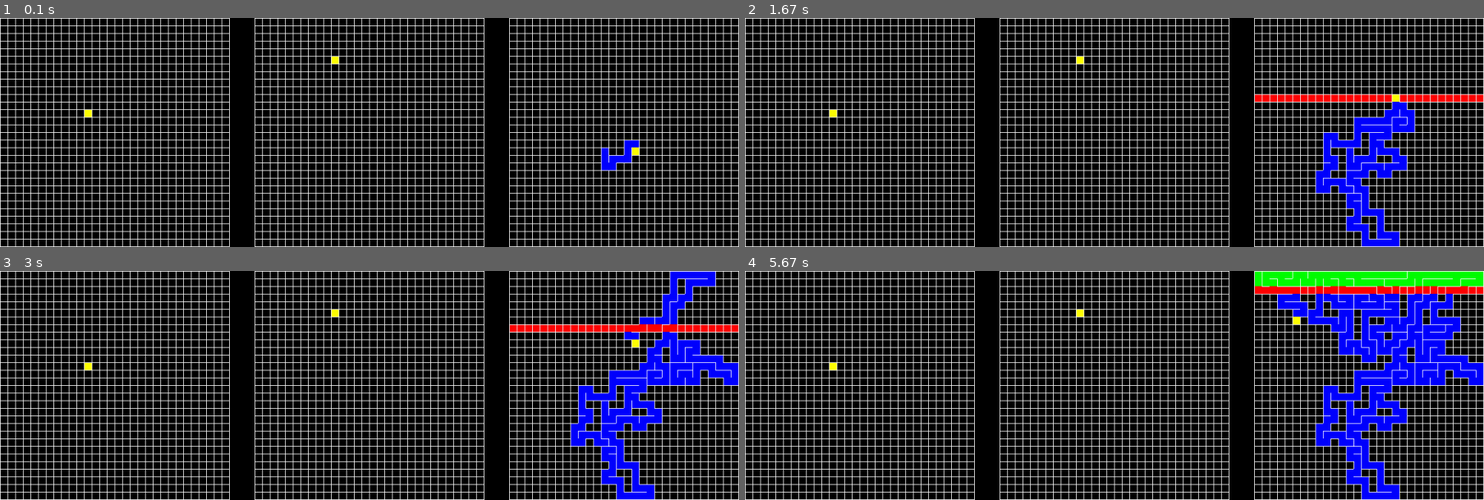
Above: before the commit, frames 1-4 (two rows, left to right).
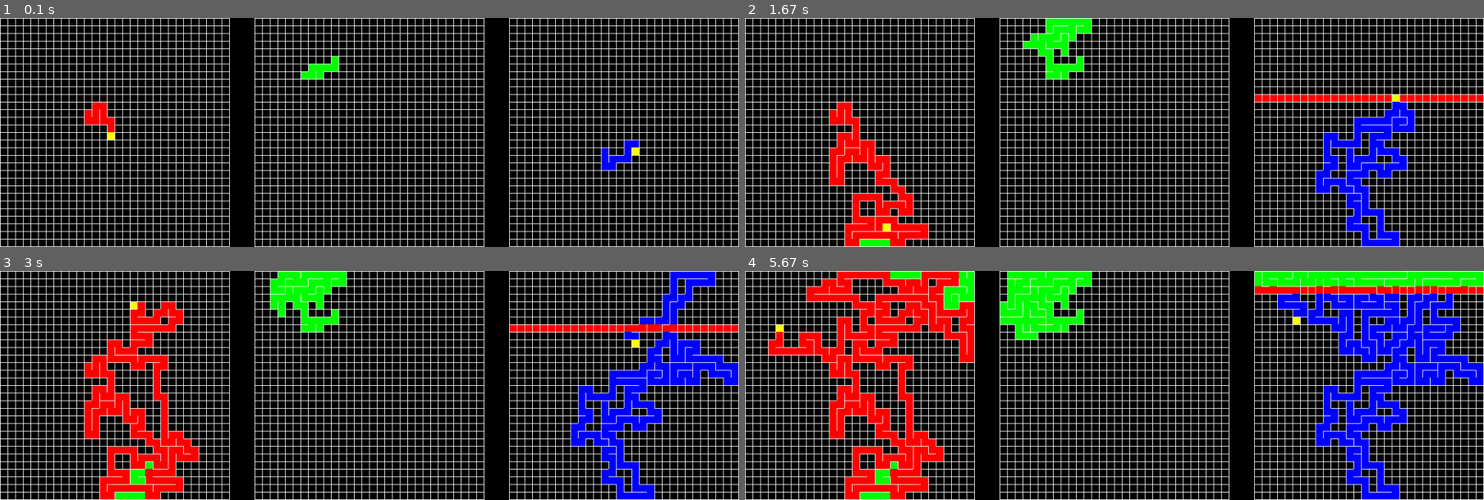
Above: after the commit, the same moments.

Repository: zedzeedev/build-a-thing
Game: pygame game, started from src/pygame_visualization.py
Two runs of this game, one before a commit and one after it. Both use one fixed random seed, a clock stepped at 60 frames per second and the inputs below.
Inputs:
- Up to frame 1 (0.1 s): no input
- Up to frame 2 (1.67 s): no input
- Up to frame 3 (3 s): no input
- Up to frame 4 (5.67 s): no input

The runs differ from the first frame. In frame 1, 0.7% of the frame differs, in the area x 11-46%, y 16-54%; in frame 2, 4.8%; in frame 3, 7.8%; in frame 4, 14%, in the area x 3-47%, y 0-100%.

Commit message:
pathfinding stuff

Diff:
--- a/src/maze/aldous_broder.py
+++ b/src/maze/aldous_broder.py
@@ -8,9 +8,11 @@
         super().__init__(rows, columns, MazeCell())
         self.visited_cells = []
         self.current_cell = self.get_random_cell_pos()
+        self.completed = False
 
     def step(self):
         if len(self.visited_cells) == len(self.grid):
+            self.completed = True
             return False
 
         if self.current_cell not in self.visited_cells:
@@ -34,5 +36,5 @@
         return directions
 
 
-    def accept(self, visitor, **kwargs):
-        visitor.visit_aldous_broder(self, **kwargs)
+    def accept(self, visitor):
+        visitor.visit_aldous_broder(self)
--- a/src/maze/helpers.py
+++ b/src/maze/helpers.py
@@ -30,16 +30,16 @@
 
 
 class MazeVisitor:
-    def visit_aldous_broder(self, maze, **kwargs):
+    def visit_aldous_broder(self, maze):
         pass
 
-    def visit_recursive_backtracking(self, maze, **kwargs):
+    def visit_recursive_backtracking(self, maze):
         pass
 
-    def visit_hunt_and_kill(self, maze, **kwargs):
+    def visit_hunt_and_kill(self, maze):
         pass
 
 
 class Maze:
-    def accept(self, visitor, **kwargs):
+    def accept(self, visitor):
         pass
--- a/src/maze/hunt_and_kill.py
+++ b/src/maze/hunt_and_kill.py
@@ -10,10 +10,9 @@
         self.current_cell = self.get_random_cell_pos()
         self.hunted_row = -1
         self.completed_rows = []
+        self.completed = False
 
     def step(self):
-        # Handle maze being done here
-
         if self.current_cell not in self.visited_cells:
             self.visited_cells.append(self.current_cell)
         directions = self.get_unvisited_directions()
@@ -40,6 +39,7 @@
                 if completed_tiles == self.rows:
                     self.completed_rows.append(y)
             self.hunted_row = -1
+            self.completed = True
             return False
         dir = choice(directions)
         self[self.current_cell].destroy_wall(dir)
@@ -63,5 +63,5 @@
                 visited_driections.append(dir)
         return visited_driections
 
-    def accept(self, visitor, **kwargs):
-        visitor.visit_hunt_and_kill(self, **kwargs)
+    def accept(self, visitor):
+        visitor.visit_hunt_and_kill(self)
--- a/src/maze/recursive_backtracking.py
+++ b/src/maze/recursive_backtracking.py
@@ -14,9 +14,11 @@
         self.visited_cells = []
         self.completed_cells = []
         self.current_cell = self.get_random_cell_pos()
+        self.completed = False
 
     def step(self):
         if len(self.completed_cells) == len(self.grid):
+            self.completed = True
             return False
 
         if self.current_cell not in self.visited_cells:
@@ -24,7 +26,7 @@
         unvisited_directions = self.get_unvisited_directions()
         if len(unvisited_directions) == 0:
             self.completed_cells.append(self.current_cell)
-            self.visited_cells = self.visited_cells[:-2]
+            self.visited_cells = self.visited_cells[:-1]
             if len(self.visited_cells) > 0:
                 self.current_cell = self.visited_cells[-1]
             return True
@@ -43,5 +45,5 @@
         return unvisited_directions
 
 
-    def accept(self, visitor, **kwargs):
-        visitor.visit_recursive_backtracking(self, **kwargs)
+    def accept(self, visitor):
+        visitor.visit_recursive_backtracking(self)
--- a/src/pygame_visualization.py
+++ b/src/pygame_visualization.py
@@ -3,7 +3,7 @@
 from maze.aldous_broder import AldousBroderGrid
 from maze.hunt_and_kill import HuntAndKillGrid
 from maze.helpers import MazeVisitor
-from pathfinding.astar import find_path_astar
+from pathfinding import find_path_astar
 import time
 
 
@@ -24,43 +24,57 @@
 
 
 class PygameGridVisitor(MazeVisitor):
-    def __init__(self, screen, cell_color, wall_color, offset=(0, 0)) -> None:
+    def __init__(self, screen, cell_color, wall_color, offset=(0, 0), **kwargs) -> None:
         super().__init__()
         self.screen = screen
         self.cell_color = cell_color
         self.wall_color = wall_color
         self.offset = offset
+        self.kwargs = kwargs
+        self.vars = {}
 
-    def visit_aldous_broder(self, maze, **kwargs):
+    def visit_aldous_broder(self, maze):
+        if maze.completed and "path" not in self.vars:
+            self.vars["path"] = self.kwargs["pathfinding"](maze, (0, 0), (maze.rows - 1, maze.columns - 1))
         def cell_color_decider(pos):
-            if pos == maze.current_cell:
-                return kwargs["current_color"]
-            if pos in maze.visited_cells:
-                return kwargs["visited_color"]
+            if maze.completed and pos in self.vars["path"]:
+                return self.kwargs["path_color"]
+            elif pos in maze.visited_cells:
+                return self.kwargs["visited_color"]
+            elif pos == maze.current_cell:
+                return self.kwargs["current_color"]
             return self.cell_color
         self.draw_grid(maze, cell_color_decider)
 
-    def visit_hunt_and_kill(self, maze, **kwargs):
+    def visit_hunt_and_kill(self, maze):
+        if maze.completed and "path" not in self.vars:
+            self.vars["path"] = self.kwargs["pathfinding"](maze, (0, 0), (maze.rows - 1, maze.columns - 1))
         def cell_color_decider(pos):
-            if pos[1] in maze.completed_rows:
-                return kwargs["completed_color"]
+            if maze.completed and pos in self.vars["path"]:
+                return self.kwargs["path_color"]
+            elif pos[1] in maze.completed_rows:
+                return self.kwargs["completed_color"]
             elif pos == maze.current_cell:
-                return kwargs["current_color"]
+                return self.kwargs["current_color"]
             elif maze.hunted_row != -1 and maze.hunted_row == pos[1]:
-                return kwargs["hunted_color"]
+                return self.kwargs["hunted_color"]
             elif pos in maze.visited_cells:
-                return kwargs["visited_color"]
+                return self.kwargs["visited_color"]
             return self.cell_color
         self.draw_grid(maze, cell_color_decider)
 
-    def visit_recursive_backtracking(self, maze, **kwargs):
+    def visit_recursive_backtracking(self, maze):
+        if maze.completed and "path" not in self.vars:
+            self.vars["path"] = self.kwargs["pathfinding"](maze, (0, 0), (maze.rows - 1, maze.columns - 1))
         def cell_color_decider(pos):
-            if pos in maze.completed_cells:
-                return kwargs["completed_color"]
+            if maze.completed and pos in self.vars["path"]:
+                return self.kwargs["path_color"]
+            elif pos in maze.completed_cells:
+                return self.kwargs["completed_color"]
             elif pos == maze.current_cell:
-                return kwargs["current_color"]
+                return self.kwargs["current_color"]
             elif pos in maze.visited_cells:
-                return kwargs["visited_color"]
+                return self.kwargs["visited_color"]
             return self.cell_color
         self.draw_grid(maze, cell_color_decider)
 
@@ -78,20 +92,28 @@
 screen = pg.display.set_mode((1161, 361))
 running = True
 
-first_visitor = PygameGridVisitor(screen, (0, 0, 0), (255, 255, 255))
-second_visitor = PygameGridVisitor(screen, (0, 0, 0), (255, 255, 255), (800, 0))
-third_visitor = PygameGridVisitor(screen, (0, 0, 0), (255, 255, 255), (400, 0))
 
 backtracker = RecursiveBacktrackerGrid(30, 30)
 aldous = AldousBroderGrid(30, 30)
 hunt_and_kill = HuntAndKillGrid(30, 30)
+
+first_visitor = PygameGridVisitor(screen, (0, 0, 0), (255, 255, 255), current_color=(255, 255, 0),
+                       visited_color=(255, 0, 0), completed_color=(0, 255, 0),
+                       pathfinding=find_path_astar, path_color=(255, 125, 0))
+second_visitor = PygameGridVisitor(screen, (0, 0, 0), (255, 255, 255), (800, 0), current_color=(255, 255, 0),
+                        visited_color=(0, 0, 255), hunted_color=(255, 0, 0),
+                        completed_color=(0, 255, 0), pathfinding=find_path_astar,
+                        path_color=(255, 125, 0))
+third_visitor = PygameGridVisitor(screen, (0, 0, 0), (255, 255, 255), (400, 0), current_color=(255, 255, 0),
+                        visited_color=(0, 255, 0), pathfinding=find_path_astar,
+                        path_color=(255, 125, 0))
+
 start_time = time.time()
 
 
 step_hunt_and_kill = True
-step_aldous = False
-step_backtracking = False
-astar_path = None
+step_aldous = True
+step_backtracking = True
 
 while running:
     screen.fill((0, 0, 0))
@@ -106,21 +128,15 @@
 
     if step_hunt_and_kill and not hunt_and_kill.step():
         print(f"Hunt and Kill took: {time.time() - start_time} seconds")
-        astar_path = find_path_astar(hunt_and_kill, (0, 0), (29, 29), )
         step_hunt_and_kill = False
 
     if step_aldous and not aldous.step():
         print(f"Aldous-Broder took: {time.time() - start_time} seconds")
         step_aldous = False
 
-    backtracker.accept(first_visitor, current_color=(255, 255, 0), visited_color=(255, 0, 0), completed_color=(0, 255, 0))
-    if step_hunt_and_kill:
-        hunt_and_kill.accept(second_visitor, current_color=(255, 255, 0), visited_color=(0, 0, 255), hunted_color=(255, 0, 0), completed_color=(0, 255, 0))
-    else:
-        for cell in astar_path:
-            pos = (cell[0] * CELL_SIZE[0] , cell[1] * CELL_SIZE[1])
-            draw_cell(screen, hunt_and_kill.grid[cell], pos, (255, 255, 0), (0, 0, 0))
-    aldous.accept(third_visitor, current_color=(255, 255, 0), visited_color=(0, 255, 0))
+    backtracker.accept(first_visitor)
+    hunt_and_kill.accept(second_visitor)
+    aldous.accept(third_visitor)
 
     pg.display.flip()
 
Renamed: src/pathfinding/astar.py -> src/pathfinding.py
Empty file removed: src/pathfinding/__init__.py
